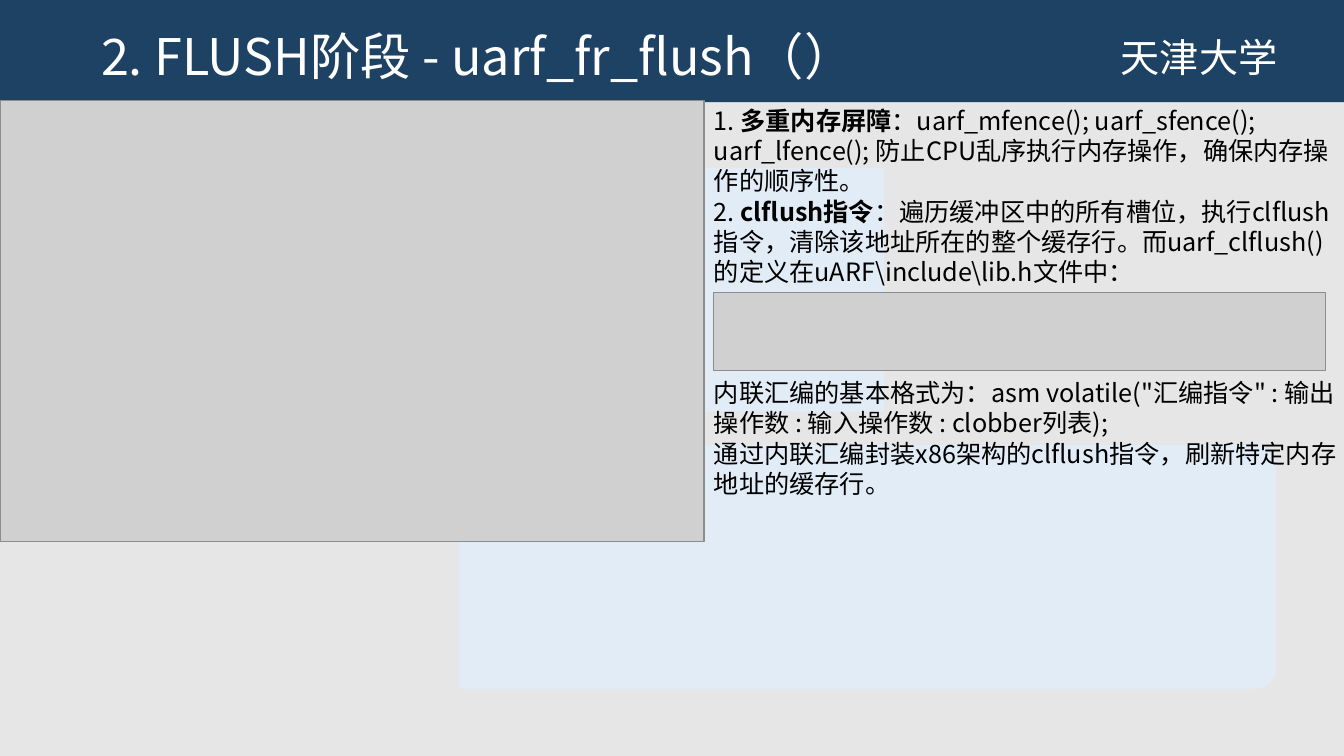
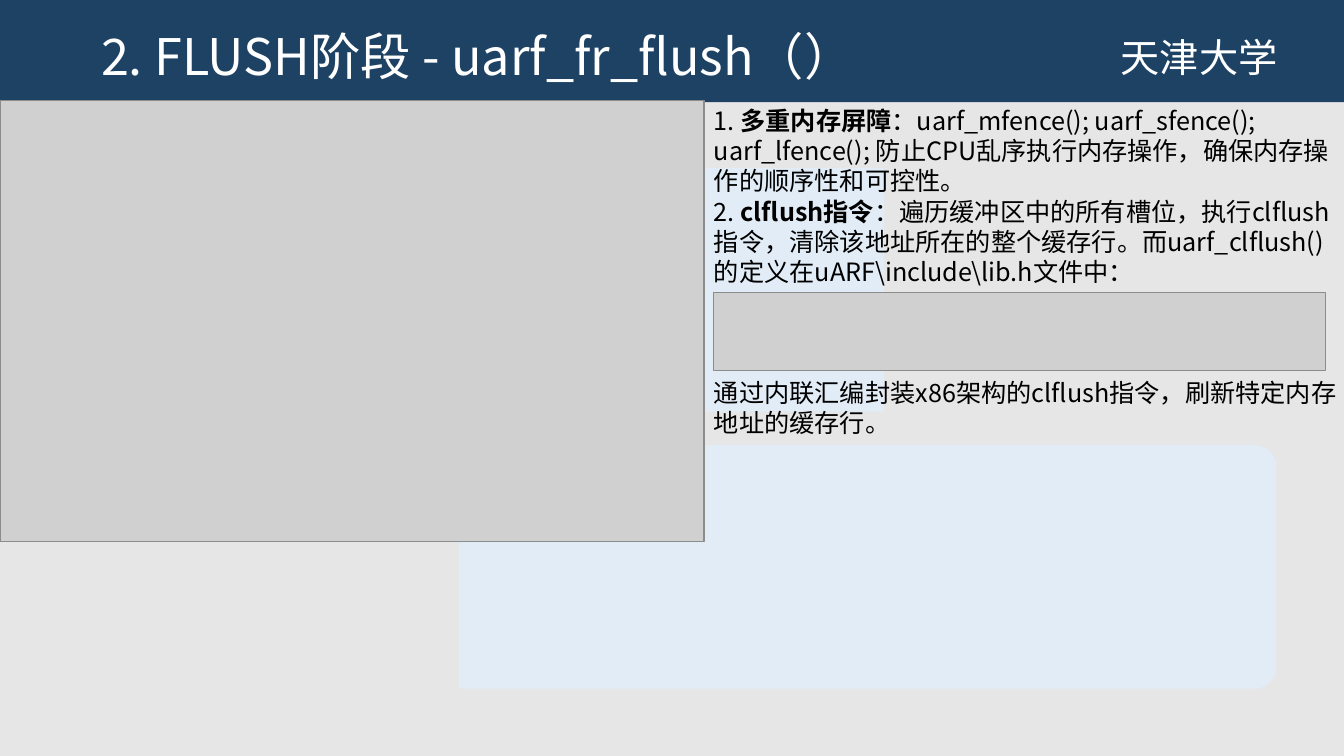
Before and after one commit to JHM2004/amd-microarch-side-channel-testbed, a slide deck: slide 5 of 第2次组会-flush and reload-2026-01-21/第2次组会.pptx. Drawn at 1344x756 pixels with LibreOffice and Linux fonts; fonts in the diff are those of the drawing; grey boxes stand for pictures; background and template pictures are left out. Boxes give left, top, right and bottom in pixels: in the first picture for what was removed or moved away, otherwise in the second. Text is boxed around its words. In the diff, an @@ line names an element or a change of style, - is before the commit and + after.

```diff
--- a/第2次组会-flush and reload-2026-01-21/第2次组会.pptx
+++ b/第2次组会-flush and reload-2026-01-21/第2次组会.pptx
@@ text at bbox=[714, 108, 1329, 192]: text changed @@
-1. 多重内存屏障：uarf_mfence(); uarf_sfence(); uarf_lfence(); 防止CPU乱序执行内存操作，确保内存操作的顺序性。
+1. 多重内存屏障：uarf_mfence(); uarf_sfence(); uarf_lfence(); 防止CPU乱序执行内存操作，确保内存操作的顺序性和可控性。
@@ text at bbox=[714, 380, 1334, 437]: paragraph removed @@
-内联汇编的基本格式为：asm volatile("汇编指令" : 输出操作数 : 输入操作数 : clobber列表);
```
Also in this commit, not shown: 3 other slides changed, 2 other files.
